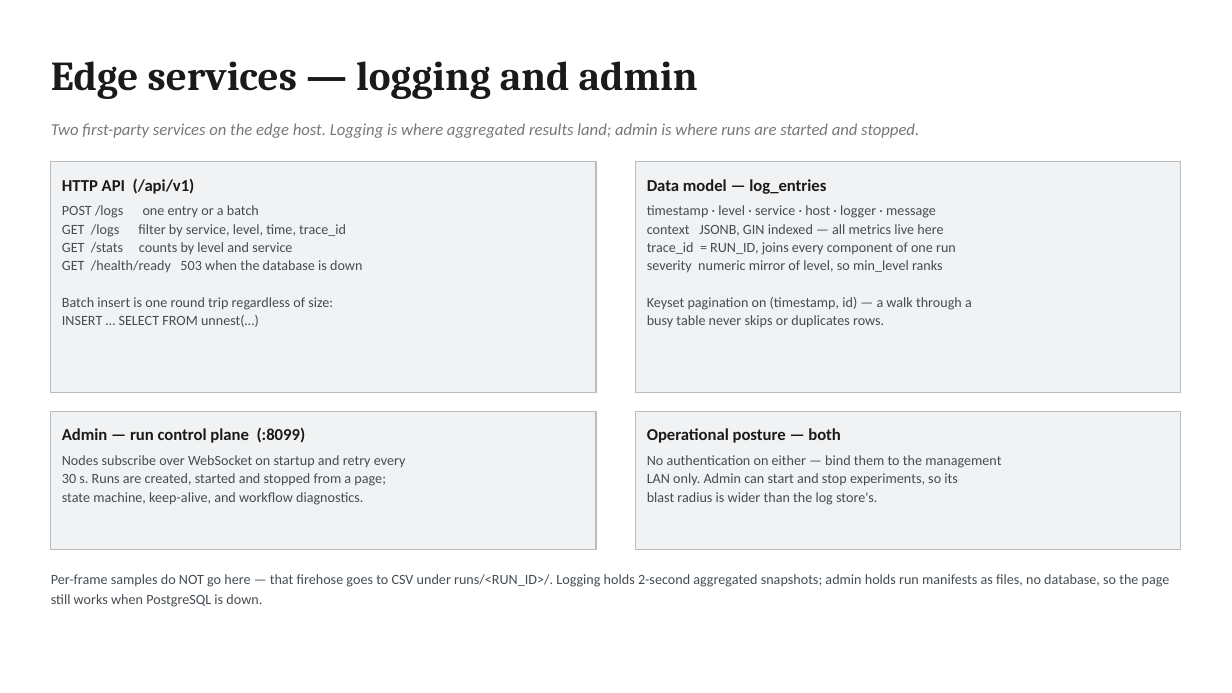
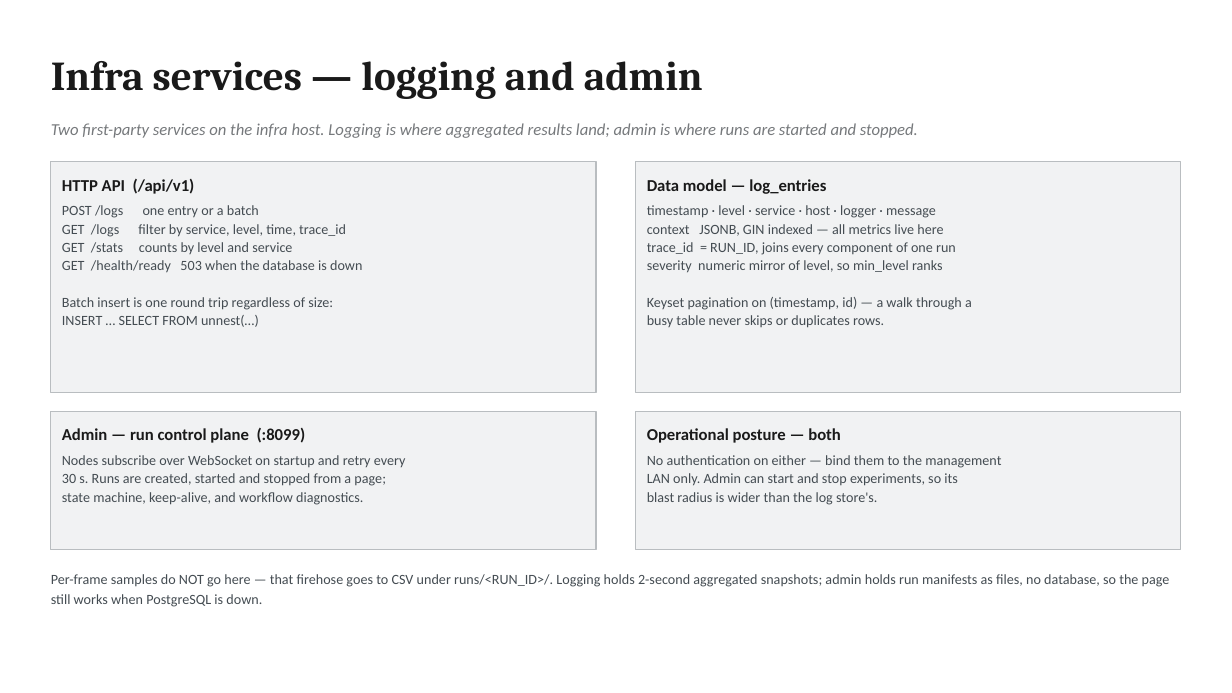
Before and after one commit to morosev/mec-cast, a slide deck: slide 4 of docs/slides/mec-cast-architecture.pptx. Drawn at 1232x693 pixels with LibreOffice and Linux fonts; fonts in the diff are those of the drawing. Boxes give left, top, right and bottom in pixels: in the first picture for what was removed or moved away, otherwise in the second. Text is boxed around its words. In the diff, an @@ line names an element or a change of style, - is before the commit and + after.

Commit message:
The diagrams and deck still showed the str0m SFU plan
- The runtime-topology diagram gains the media profile: the relay role
  (compose.relay.yml, usually on the edge host, :8090 tcp and udp) and the
  WebRTC client on a UE, run natively, with their admin, logging and PTP
  links.
- Slides 8-9 described a str0m SFU replacing the patched fork, which
  ADR-0015 did not do. They now show the system as built (sender, relay,
  receiver; the prebuilt fork; why the relay stays out of the
  measurement) and its three measuring points per frame.
- Slide 4 placed logging and the admin on the edge host; they run on
  infra.
- doc-sync: the slide table follows, and changed slides are now looked
  at, rendered through LibreOffice, not only checked geometrically.
  Synced to 0aa6f2f.

```diff
--- a/docs/slides/mec-cast-architecture.pptx
+++ b/docs/slides/mec-cast-architecture.pptx
@@ text at [51,61,703,99]: text changed @@
-Edge services — logging and admin
+Infra services — logging and admin
@@ text at [51,123,918,138]: text changed @@
-Two first-party services on the edge host. Logging is where aggregated results land; admin is where runs are started and stopped.
+Two first-party services on the infra host. Logging is where aggregated results land; admin is where runs are started and stopped.
```
Also in this commit, not shown: 2 slides added, 2 slides removed, 6 other files.
